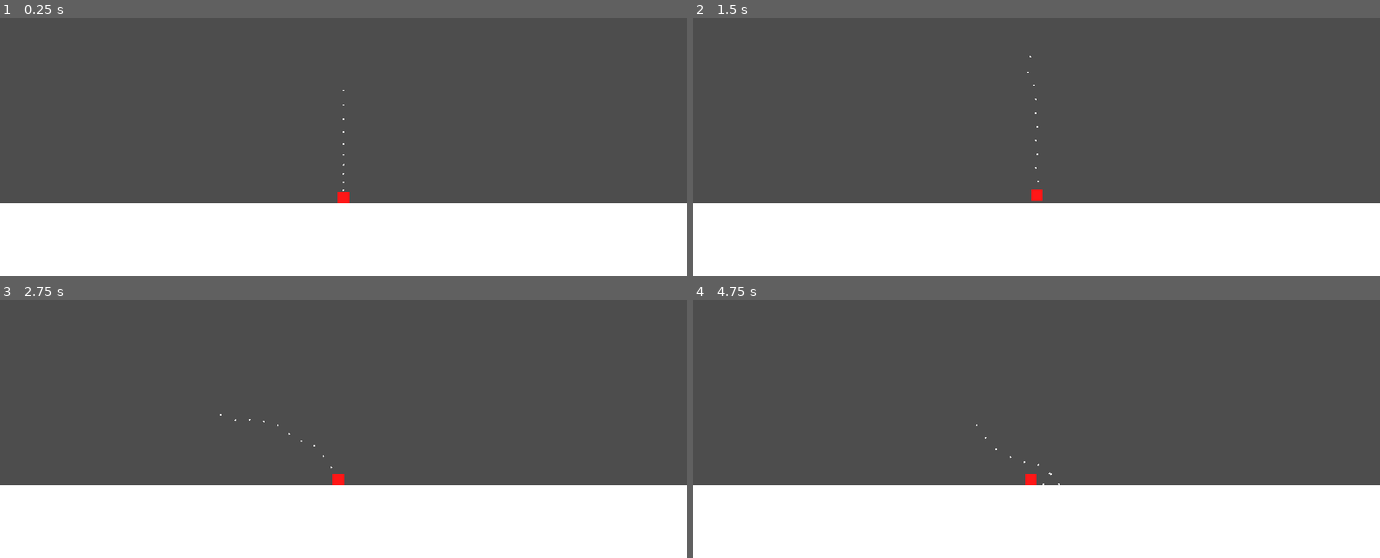
Above: before the commit, frames 1-4 (two rows, left to right).
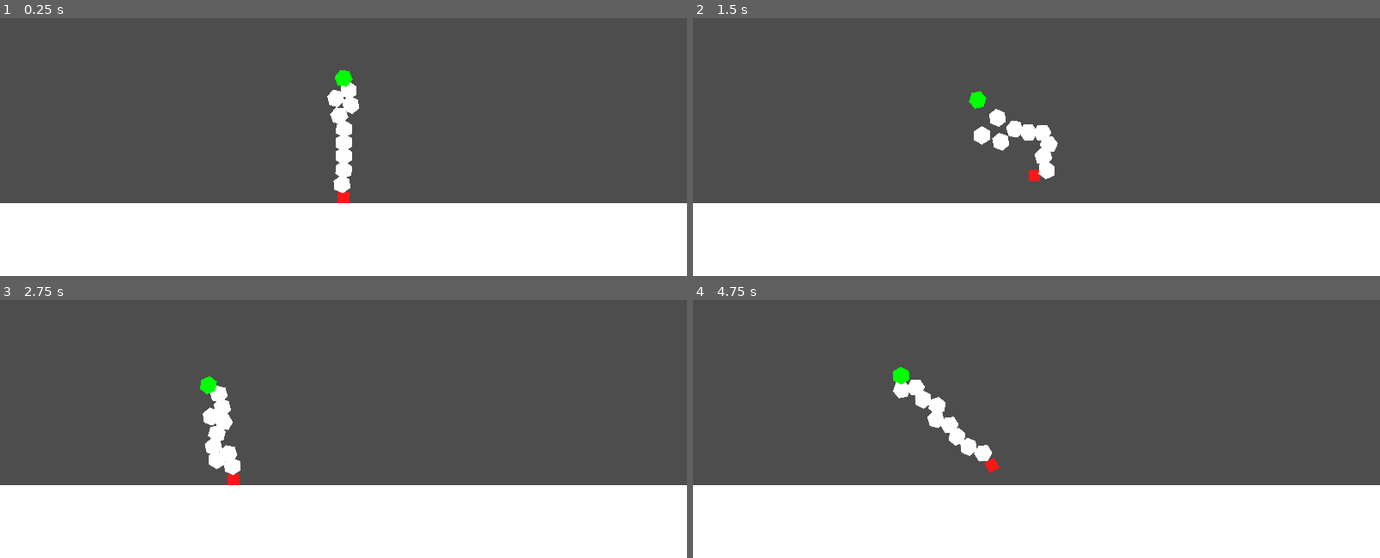
Above: after the commit, the same moments.

Repository: ZuBsPaCe/ludum-dare-55
Game: Godot game, scene res://Scenes/Game.tscn
Two runs of this game, one before a commit and one after it. Both use one fixed random seed, a clock stepped at 60 frames per second and the inputs below.
Inputs (mouse positions are in pixels of both pictures, inside the frame that each line leads up to):
- Up to frame 1 (0.25 s): no input
- Up to frame 2 (1.5 s): move the mouse to (1187, 64) at 0.52 s; press the mouse at (1187, 64) at 0.53 s; move the mouse to (899, 103) at 1.27 s; release the mouse at (899, 103) at 1.28 s; click (899, 103) at 1.35 s
- Up to frame 3 (2.75 s): move the mouse to (outside the picture) at 2.02 s; press the mouse at (outside the picture) at 2.03 s
- Up to frame 4 (4.75 s): move the mouse to (1002, 441) at 2.77 s; release the mouse at (1002, 441) at 2.78 s; click (1002, 441) at 2.85 s; move the mouse to (1242, 423) at 3.52 s; press the mouse at (1242, 423) at 3.53 s; move the mouse to (830, 307) at 4.27 s; release the mouse at (830, 307) at 4.28 s; click (830, 307) at 4.35 s

The runs differ from the first frame. In frame 1, 1.1% of the frame differs, in the area x 47-53%, y 20-69%; in frame 2, 1.4%; in frame 3, 1.3%; in frame 4, 1.4%, in the area x 29-54%, y 25-72%.

Commit message:
Basic hold hand and let go mechanic

Diff:
--- /dev/null
+++ b/Chain/Chain.gd
@@ -0,0 +1,11 @@
+extends PinJoint2D
+
+
+var _chainBody: RigidBody2D
+
+func _ready():
+	_chainBody = get_node("ChainBody")
+
+
+func set_fixed_velocity(velocity: Vector2):
+	_chainBody.set_fixed_velocity(velocity)
--- a/Chain/Chain.tscn
+++ b/Chain/Chain.tscn
@@ -1,18 +1,24 @@
-[gd_scene load_steps=2 format=3 uid="uid://c43fso3cy3cmi"]
+[gd_scene load_steps=4 format=3 uid="uid://c43fso3cy3cmi"]
+
+[ext_resource type="Script" path="res://Chain/Chain.gd" id="1_pjiww"]
+[ext_resource type="Script" path="res://Chain/ChainBody.gd" id="2_7i2jm"]
 
 [sub_resource type="CircleShape2D" id="CircleShape2D_hktte"]
 
 [node name="Chain" type="PinJoint2D"]
 node_a = NodePath("..")
 node_b = NodePath("ChainBody")
+script = ExtResource("1_pjiww")
 
 [node name="ChainBody" type="RigidBody2D" parent="."]
 position = Vector2(0, -147)
 collision_layer = 2
 mass = 0.01
+script = ExtResource("2_7i2jm")
 
 [node name="CollisionShape2D" type="CollisionShape2D" parent="ChainBody"]
 shape = SubResource("CircleShape2D_hktte")
 
 [node name="Polygon2D" type="Polygon2D" parent="ChainBody"]
+scale = Vector2(10, 10)
 polygon = PackedVector2Array(0, -10, 9, -5, 9, 5, 0, 10, -9, 5, -9, -5)
--- /dev/null
+++ b/Chain/ChainBody.gd
@@ -0,0 +1,32 @@
+extends RigidBody2D
+
+var _fixed := false
+var _fixed_velocity
+var _fixed_position
+
+#func set_fixed_velocity(velocity: Vector2):
+	#_fixed_velocity = velocity
+	#
+	#if _fixed_velocity == Vector2.ZERO:
+		#if !_fixed:
+			#_fixed = true
+			#_fixed_position = global_position
+			#linear_velocity = Vector2.ZERO
+	#else:
+		#_fixed = false
+#
+#func _integrate_forces(state):
+	#if _fixed:
+		#global_position = _fixed_position
+	#elif _fixed_velocity:
+		#linear_velocity = _fixed_velocity
+
+func set_fixed_velocity(velocity: Vector2):
+	_fixed_velocity = velocity
+
+func unset_fixed_velocity():
+	_fixed_velocity = null
+
+func _integrate_forces(state):
+	if _fixed_velocity:
+		linear_velocity = _fixed_velocity
--- a/Player/Player.gd
+++ b/Player/Player.gd
@@ -1,26 +1,31 @@
-extends Node2D
+extends RigidBody2D
 
 @export var chain_scene: PackedScene
 
 var _hold_pos: Vector2
 
 var _joints := []
-var _chain:RigidBody2D
+var _bodies := []
+var _chain: RigidBody2D
 
-const DEFAULT_SOFTNESS := 50.0
-const HOLD_SOFTNESS := 10.0
+const DEFAULT_SOFTNESS := 0.0
+const HOLD_SOFTNESS := 0.0
 
 const FIRST_CHAIN_OFFSET := 100.0
-const DEFAULT_CHAIN_OFFSET := 5.0
+const DEFAULT_CHAIN_OFFSET := 100.0
+
 
 func _ready():
 
-	var bodies := []
-	add_chain(get_node("Box"), 10, FIRST_CHAIN_OFFSET, _joints, bodies)
-	_chain = bodies.back()
+	add_chain(self, 10, FIRST_CHAIN_OFFSET, _joints, _bodies)
+	_chain = _bodies.back()
+	_chain.gravity_scale = 0.0
+	_chain.mass = 0.5
+	_chain.modulate = Color.GREEN
 
 	for joint in _joints:
 		joint.softness = DEFAULT_SOFTNESS
+
 
 
 func _physics_process(delta):
@@ -31,6 +36,16 @@
 
 		for joint in _joints:
 			joint.softness = HOLD_SOFTNESS
+
+		var summed_dist := 0.0
+		for i in range(_bodies.size() - 1):
+			summed_dist += (_bodies[i].global_position - _bodies[i + 1].global_position).length()
+
+		print(summed_dist)
+		if summed_dist > 1330:
+			var offset = _chain.global_position - global_position
+			apply_central_impulse(offset.normalized() * 1000)
+
 	elif Input.is_action_just_released("Hold"):
 		for joint in _joints:
 			joint.softness = DEFAULT_SOFTNESS
@@ -40,13 +55,28 @@
 	var target_pos: Vector2
 	if Input.is_action_pressed("Hold"):
 		target_pos = _hold_pos
-		impulse = (target_pos - _chain.global_position).normalized() * 20.0
+		impulse = (target_pos - _chain.global_position) * 50.0
+		_chain.set_fixed_velocity(impulse)
+		_chain.gravity_scale = 0.0
+
+		var push = Input.get_last_mouse_velocity().x
+		push = clampf(push, -100, 100)
+		apply_central_impulse(Vector2.RIGHT * push * 0.1)
+
 	else:
 		target_pos = get_global_mouse_position()
-		impulse = (target_pos - _chain.global_position) / 10.0
-		impulse = impulse.limit_length(8)
 
-	_chain.apply_central_impulse(impulse)
+		var offset = target_pos - global_position
+
+		#print(offset.length())
+		offset = offset.limit_length(1480)
+		target_pos = global_position + offset
+
+		impulse = (target_pos - _chain.global_position) * 10.0
+
+		_chain.set_fixed_velocity(impulse)
+		_chain.gravity_scale = 0.0
+
 
 
 func add_chain(parent: Node2D, count: int, offset: float, joint_list: Array, body_list: Array):
@@ -54,7 +84,8 @@
 	parent.add_child(chain)
 
 	var body:Node2D = chain.get_node("ChainBody")
-	body.position.y = offset
+	body.position.y = -offset * 2
+
 
 	joint_list.append(chain)
 	body_list.append(body)
--- a/Player/Player.tscn
+++ b/Player/Player.tscn
@@ -3,16 +3,14 @@
 [ext_resource type="Script" path="res://Player/Player.gd" id="1_wydgr"]
 [ext_resource type="PackedScene" uid="uid://c43fso3cy3cmi" path="res://Chain/Chain.tscn" id="2_obags"]
 
-[node name="Player" type="Node2D"]
+[node name="Player" type="RigidBody2D"]
+collision_layer = 2
 script = ExtResource("1_wydgr")
 chain_scene = ExtResource("2_obags")
 
-[node name="Box" type="RigidBody2D" parent="."]
-collision_layer = 2
-
-[node name="Polygon2D" type="Polygon2D" parent="Box"]
+[node name="Polygon2D" type="Polygon2D" parent="."]
 color = Color(1, 0.0901961, 0.0901961, 1)
 polygon = PackedVector2Array(-64, -64, 64, -64, 64, 64, -64, 64)
 
-[node name="CollisionPolygon2D" type="CollisionPolygon2D" parent="Box"]
+[node name="CollisionPolygon2D" type="CollisionPolygon2D" parent="."]
 polygon = PackedVector2Array(-64, -64, 64, -64, 64, 64, -64, 64)
--- a/project.godot
+++ b/project.godot
@@ -31,6 +31,10 @@
 ]
 }
 
+[physics]
+
+2d/default_gravity=1980.0
+
 [rendering]
 
 renderer/rendering_method="gl_compatibility"
